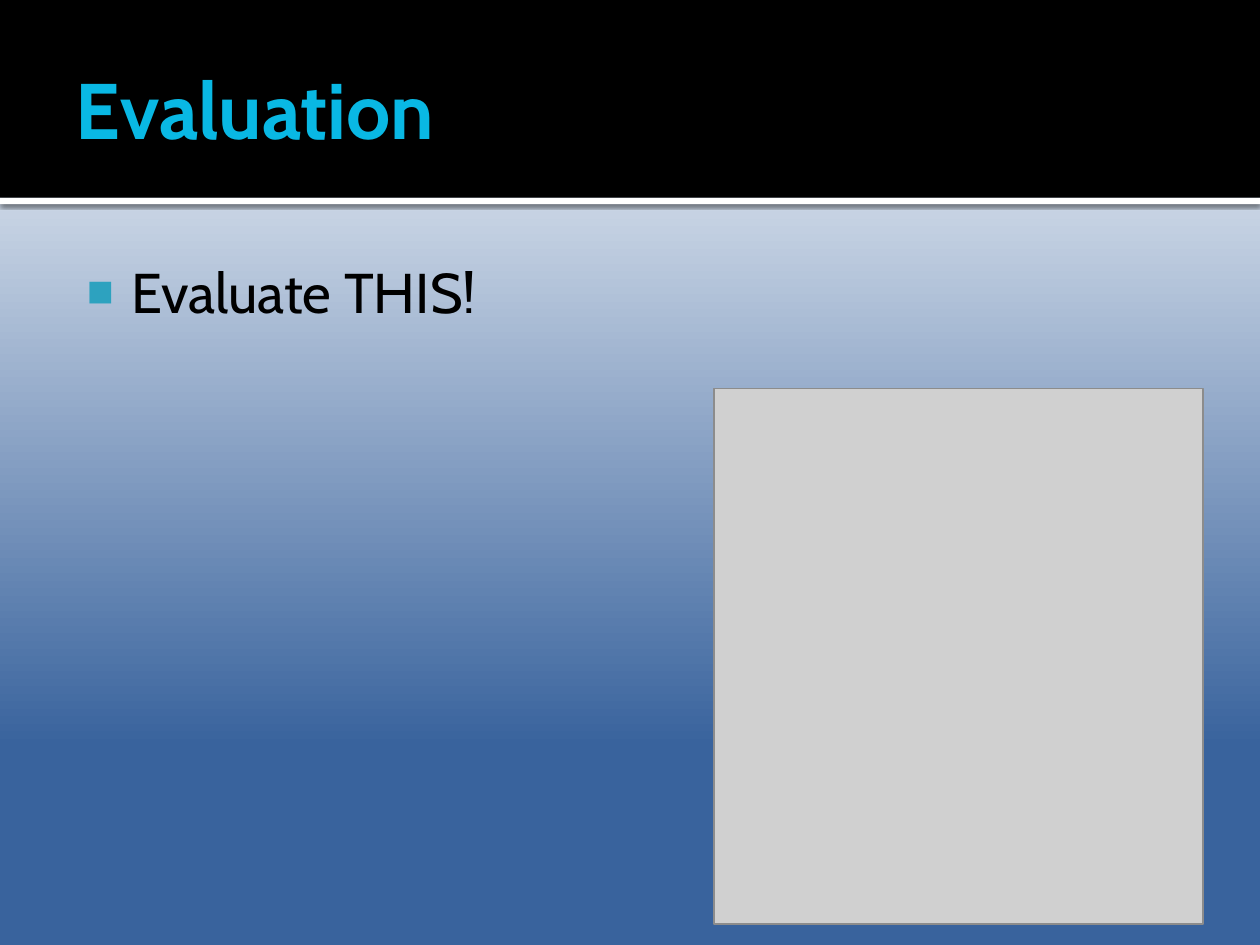
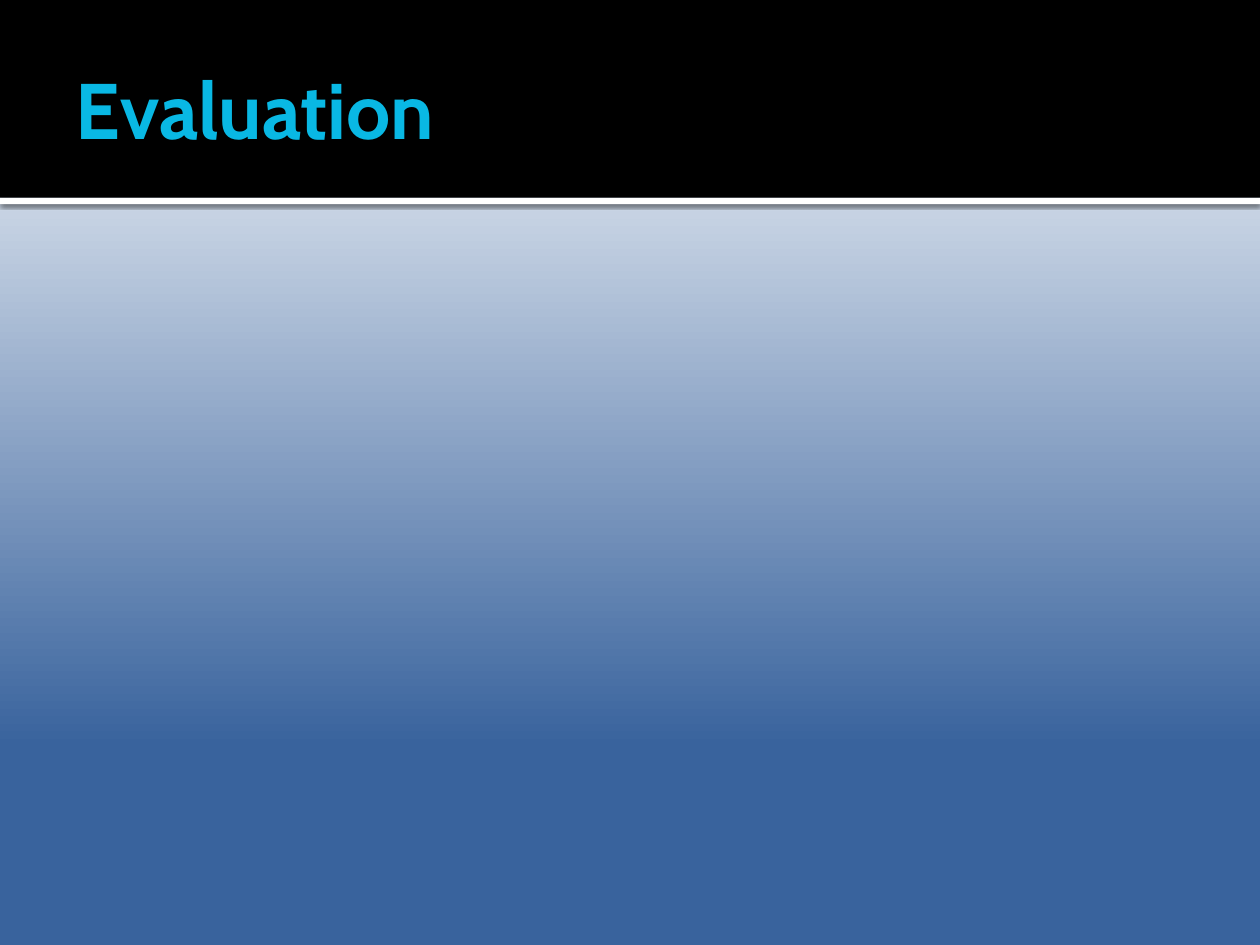
Before and after one commit to Epipolarna/Tracking, a slide deck: slide 16 of Documentation/TSBB15prez.pptx. Drawn at 1260x945 pixels with LibreOffice and Linux fonts; fonts in the diff are those of the drawing; grey boxes stand for pictures. Boxes give left, top, right and bottom in pixels: in the first picture for what was removed or moved away, otherwise in the second. Text is boxed around its words. In the diff, an @@ line names an element or a change of style, - is before the commit and + after.

```diff
--- a/Documentation/TSBB15prez.pptx
+++ b/Documentation/TSBB15prez.pptx
@@ text removed at [131, 271, 476, 314] @@
-■ Evaluate THIS!
@@ picture removed at [714, 388, 1203, 924] @@
```
Also in this commit, not shown: 1 other slide changed.
